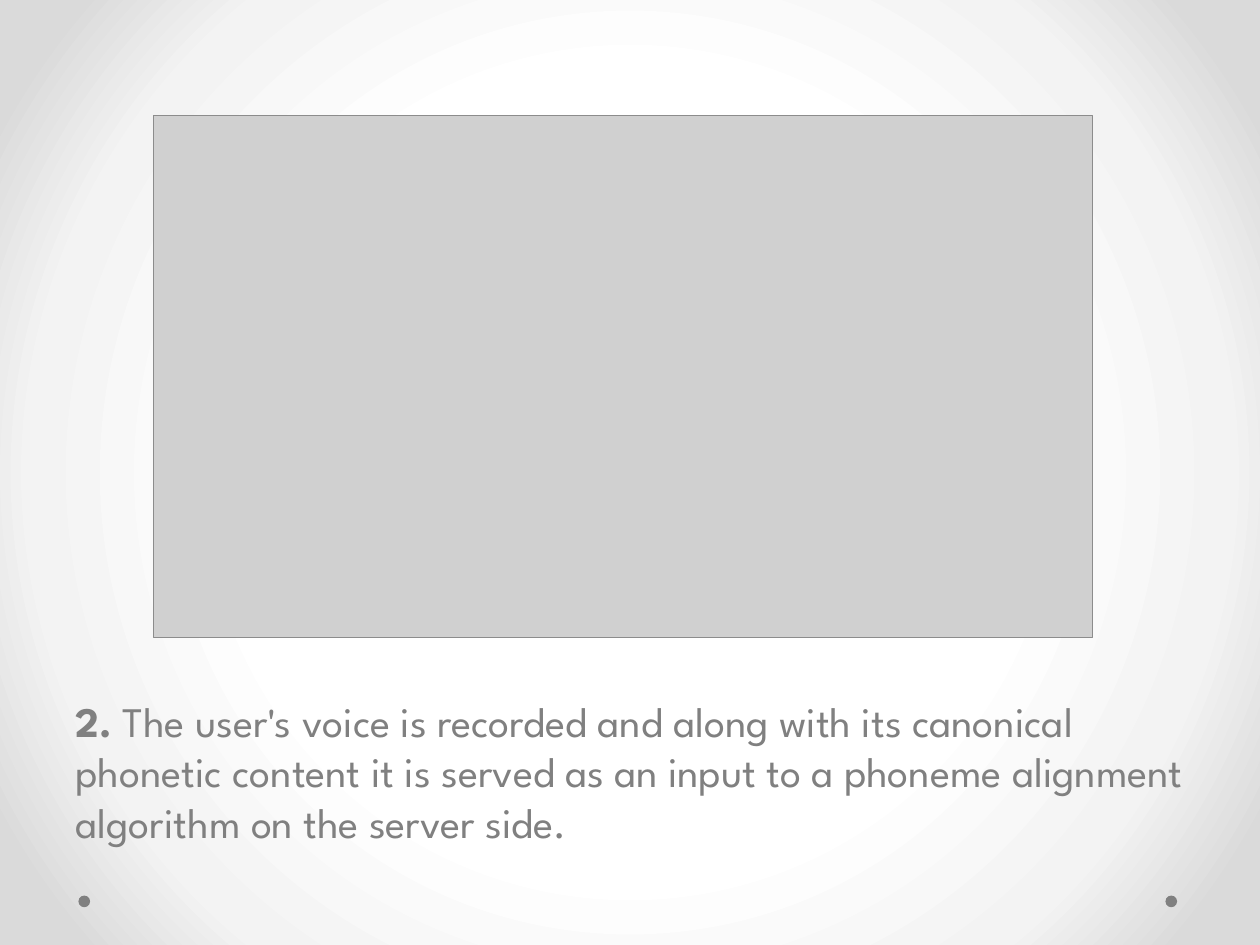
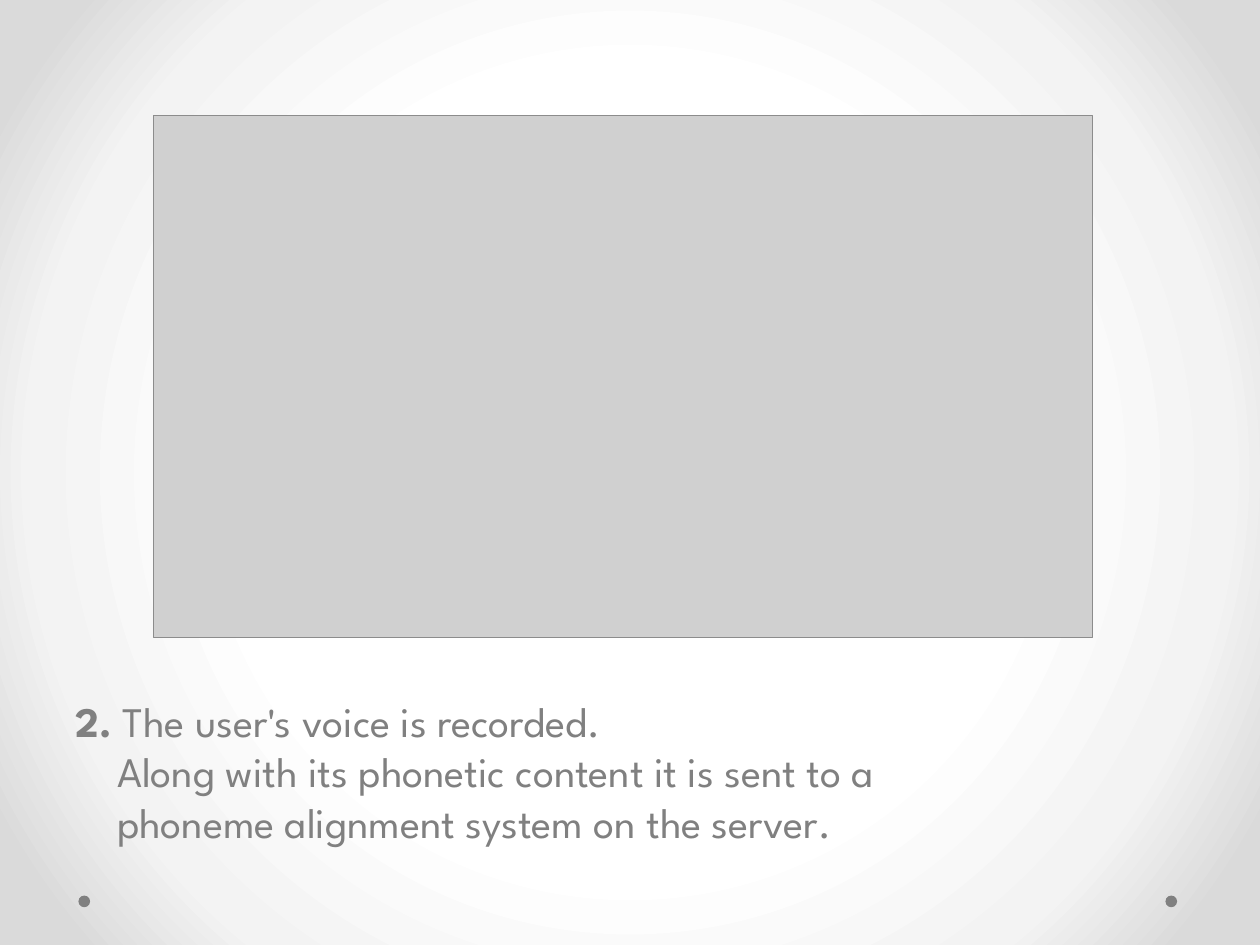
Before and after one commit to nitzanz2/pronunciation-feedback, a slide deck: slide 10 of Pronanciation-feedback - Slideshow.pptx. Drawn at 1260x945 pixels with LibreOffice and Linux fonts; fonts in the diff are those of the drawing; grey boxes stand for pictures. Boxes give left, top, right and bottom in pixels: in the first picture for what was removed or moved away, otherwise in the second. Text is boxed around its words. In the diff, an @@ line names an element or a change of style, - is before the commit and + after.

```diff
--- a/Pronanciation-feedback - Slideshow.pptx
+++ b/Pronanciation-feedback - Slideshow.pptx
@@ text at (76, 708, 874, 847): text changed @@
-2. The user's voice is recorded and along with its canonical phonetic content it is served as an input to a phoneme alignment algorithm on the server side.
+2. The user's voice is recorded.
+Along with its phonetic content it is sent to a
+phoneme alignment system on the server.
```
Also in this commit, not shown: 13 other slides changed, 4 slides added, 1 other file.
